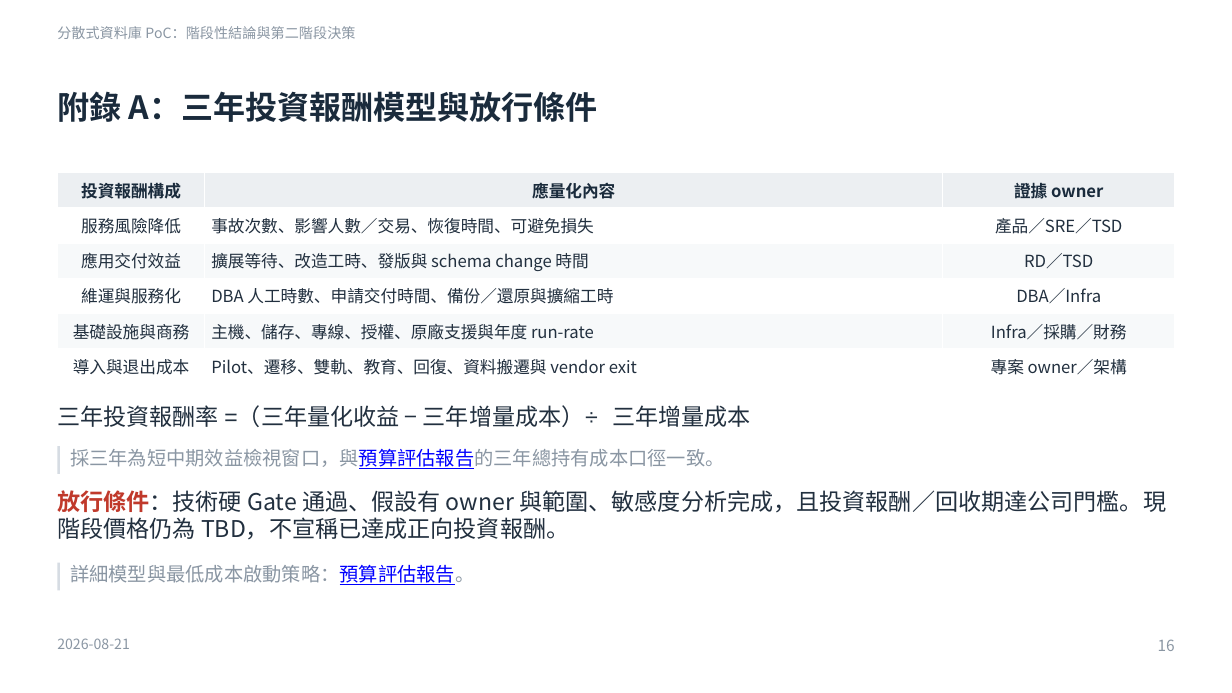
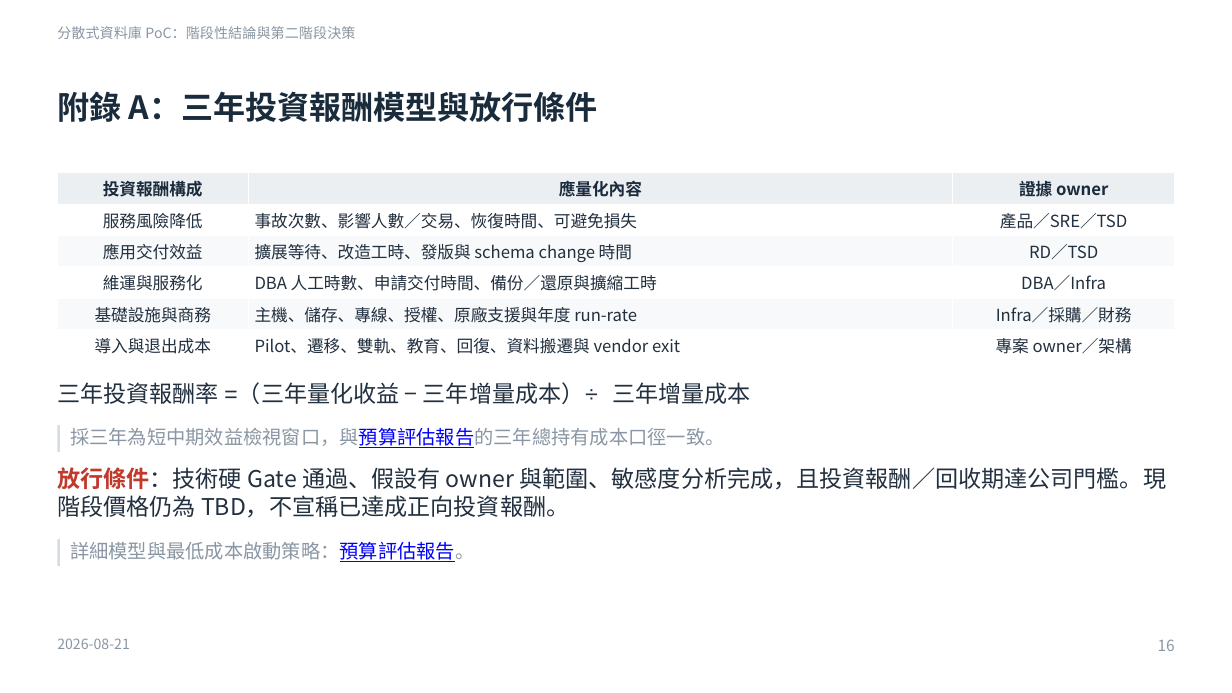
Before and after one commit to heavenruler/dba_career, a slide deck: slide 16 of poc/1_MeetingMinutes/0821_slide.pptx. Drawn at 1232x693 pixels with LibreOffice and Linux fonts; fonts in the diff are those of the drawing. Boxes give left, top, right and bottom in pixels: in the first picture for what was removed or moved away, otherwise in the second. Text is boxed around its words. In the diff, an @@ line names an element or a change of style, - is before the commit and + after.

```diff
--- a/poc/1_MeetingMinutes/0821_slide.pptx
+++ b/poc/1_MeetingMinutes/0821_slide.pptx
@@ table: place and size @@
-table at box(57, 173, 1176, 384)
+table at box(57, 173, 1175, 361)
@@ 3 texts, 1 rectangle: place and size @@
-3 texts, 1 rectangle at box(57, 405, 1166, 540)
+3 texts, 1 rectangle at box(57, 382, 1166, 518)
@@ rectangle: place and size @@
-rectangle at box(57, 563, 60, 591)
+rectangle at box(57, 540, 60, 567)
@@ text "詳細模型與最低成本啟動策略：預算評估報告。": place and size @@
-text "詳細模型與最低成本啟動策略：預算評估報告。" at box(70, 565, 474, 585)
+text "詳細模型與最低成本啟動策略：預算評估報告。" at box(70, 542, 474, 562)
```
Also in this commit, not shown: 16 other slides changed, 1 other file.
